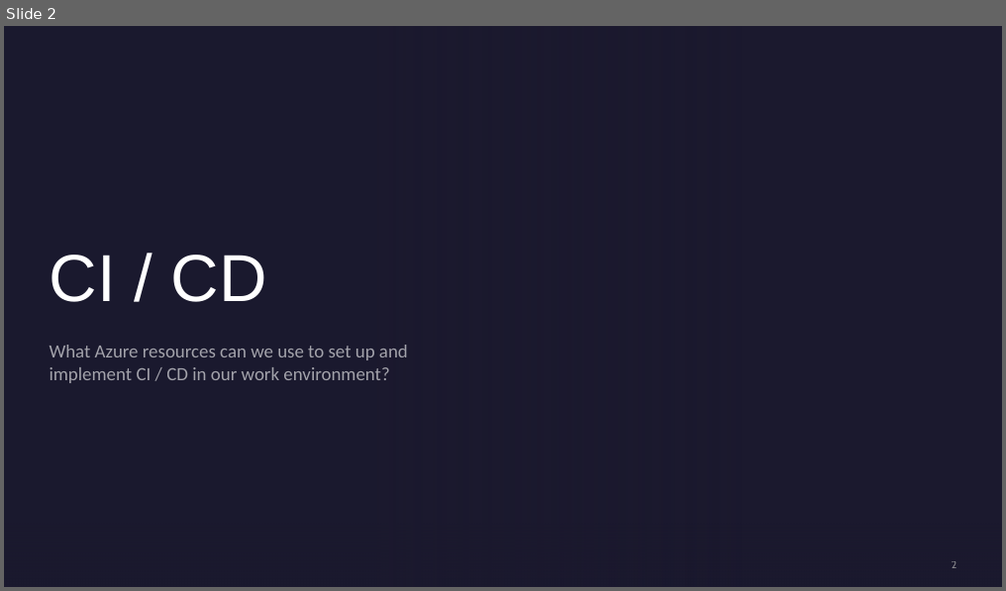
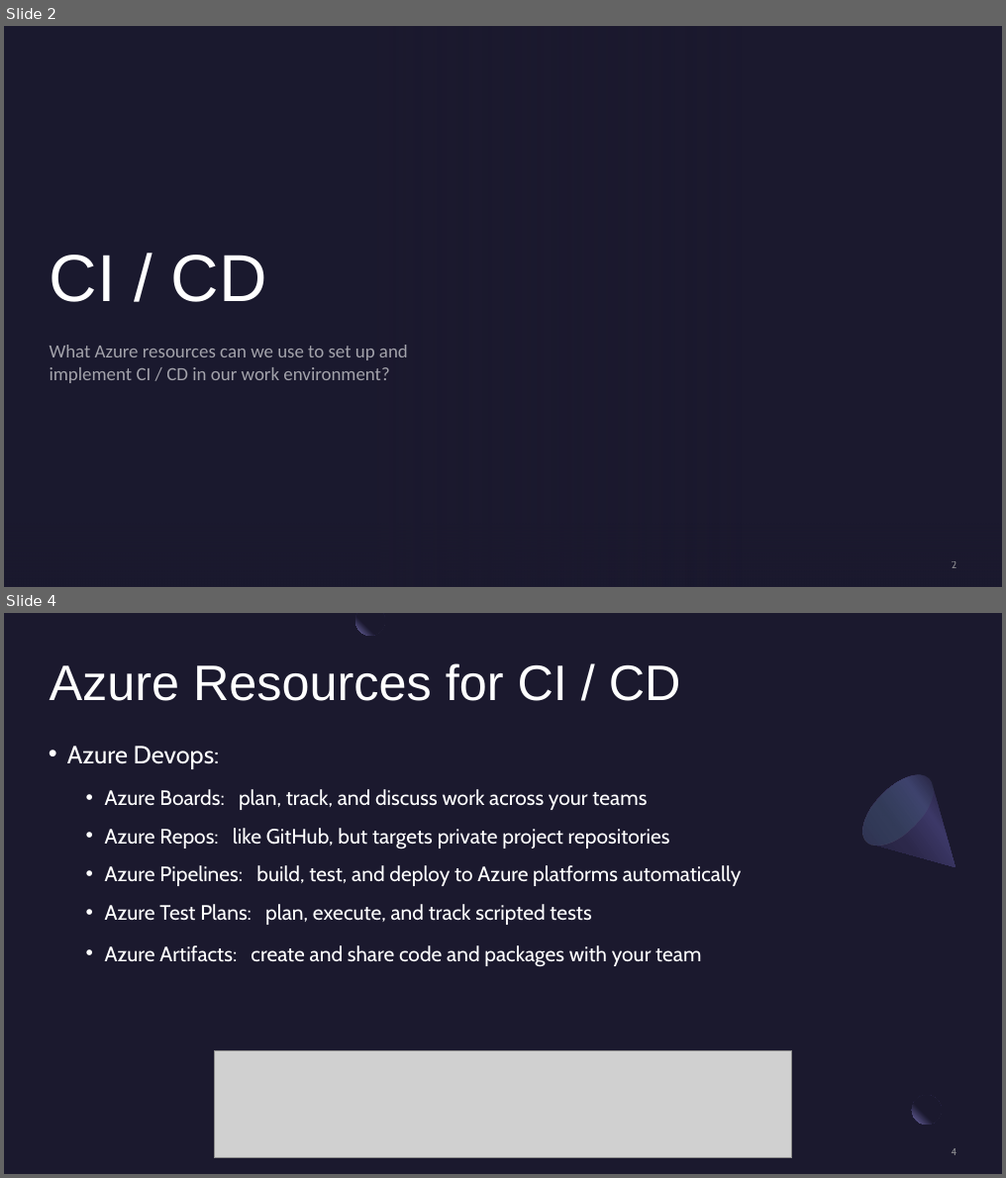
Before and after one commit to BrianChen0527/postgreSQL, a slide deck: MSFT_Azure/Microsoft Azure.pptx. Shown one above the other, each under a label of ours: slide 2 before the commit, slides 2 and 4 after it; the slides between them are not shown. The pictures are 1006x591 and 1006x1178 pixels, drawn with LibreOffice and Linux fonts; fonts in the diff are those of the drawing; grey boxes stand for pictures; background and template pictures are left out. Boxes give left, top, right and bottom in pixels: in the first picture for what was removed or moved away, otherwise in the second. Text is boxed around its words. In the diff, an @@ line names an element or a change of style, - is before the commit and + after.

Commit message:
working on azure [[t

```diff
--- a/MSFT_Azure/Microsoft Azure.pptx
+++ b/MSFT_Azure/Microsoft Azure.pptx
@@ slide 4 added at (x1=4, y1=613, x2=1002, y2=1174), background #1B192E @@
@@ freeform shape added at (x1=355, y1=613, x2=385, y2=636), fill gradient #1B192E to #7771B2 @@
@@ title added at (x1=50, y1=663, x2=681, y2=701), 48 pt, text #FFFFFF @@
+Azure Resources for CI / CD
@@ text added at (x1=67, y1=746, x2=742, y2=967), 20 pt, text #FFFFFF @@
+• Azure Devops:
+  • Azure Boards: plan, track, and discuss work across your teams
+  • Azure Repos: like GitHub, but targets private project repositories
+  • Azure Pipelines: build, test, and deploy to Azure platforms automatically
+  • Azure Test Plans: plan, execute, and track scripted tests
+  • Azure Artifacts: create and share code and packages with your team
@@ freeform shape added at (x1=851, y1=763, x2=987, y2=898), fill gradient #2C284A to #3C3867 to #1B192E @@
@@ ellipse added at (x1=851, y1=763, x2=945, y2=857), fill gradient #454075 to #5BEFC1 @@
@@ picture added at (x1=214, y1=1052, x2=792, y2=1158) @@
@@ ellipse added at (x1=912, y1=1096, x2=942, y2=1125), fill gradient #1B192E to #7771B2 @@
@@ rectangle added at (x1=942, y1=1090, x2=972, y2=1119), fill #1B192E at 80% opacity @@
@@ text added at (x1=279, y1=1157, x2=364, y2=1158), 10 pt, text #A6A6A6 at 80% opacity @@
+Sample Footer Text
@@ page number added at (x1=951, y1=1149, x2=957, y2=1156), 10 pt, text #A6A6A6 at 80% opacity @@
+4
```
Also in this commit, not shown: 1 slide changed, 2 other slides added, 2 other files.
